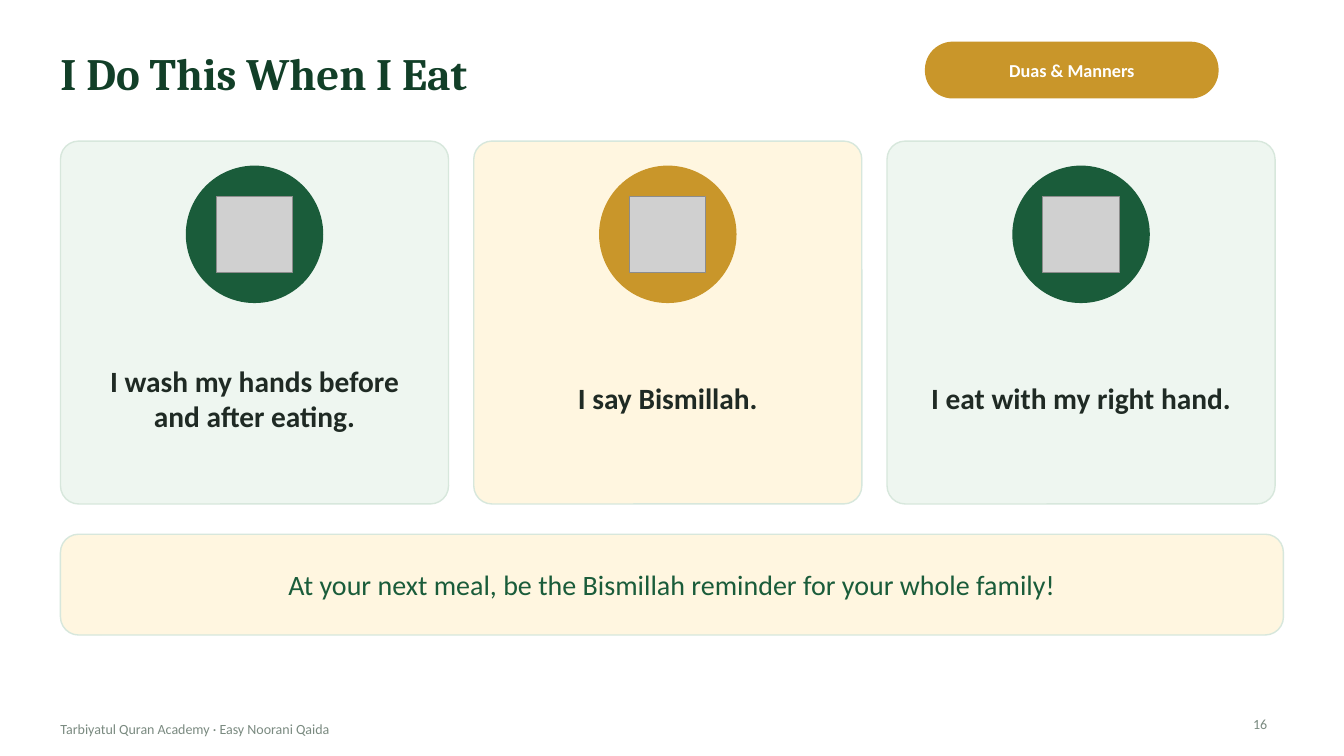
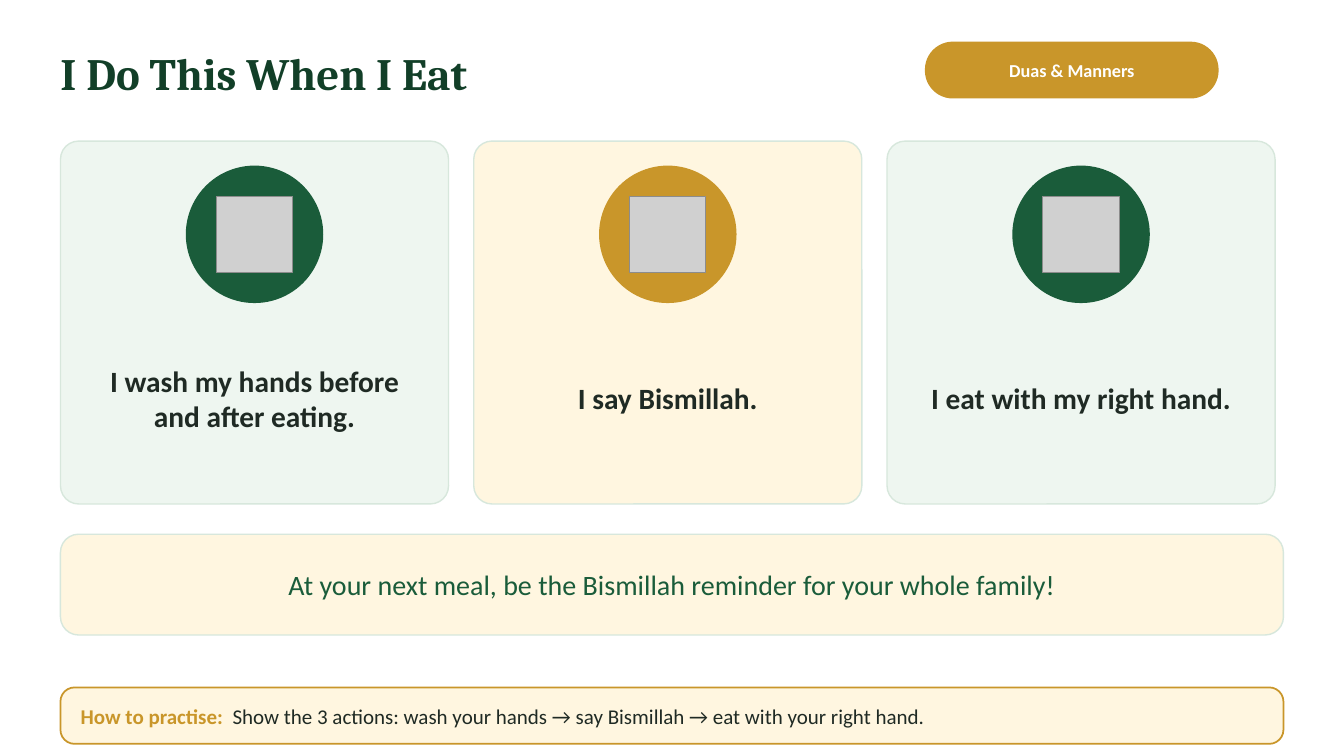
Before and after one commit to ibnhosain/TQA-Management-System, a slide deck: slide 16 of backend/core/deck_seed/easy-noorani-qaida-lecture-01-student.pptx. Drawn at 1344x756 pixels with LibreOffice and Linux fonts; fonts in the diff are those of the drawing; grey boxes stand for pictures; background and template pictures are left out. Boxes give left, top, right and bottom in pixels: in the first picture for what was removed or moved away, otherwise in the second. Text is boxed around its words. In the diff, an @@ line names an element or a change of style, - is before the commit and + after.

```diff
--- a/backend/core/deck_seed/easy-noorani-qaida-lecture-01-student.pptx
+++ b/backend/core/deck_seed/easy-noorani-qaida-lecture-01-student.pptx
@@ rounded rectangle added at (x1=60, y1=688, x2=1284, y2=744), fill #FFF6E0, outline #C9962A 1.25 pt @@
@@ text added at (x1=81, y1=709, x2=924, y2=728), 15 pt, text #1F2A24 @@
+How to practise: Show the 3 actions: wash your hands → say Bismillah → eat with your right hand.
@@ page number removed at (x1=1253, y1=719, x2=1267, y2=729) @@
-16
@@ text removed at (x1=60, y1=724, x2=329, y2=736) @@
-Tarbiyatul Quran Academy · Easy Noorani Qaida
```
Also in this commit, not shown: 20 other slides changed, 2 other files.
